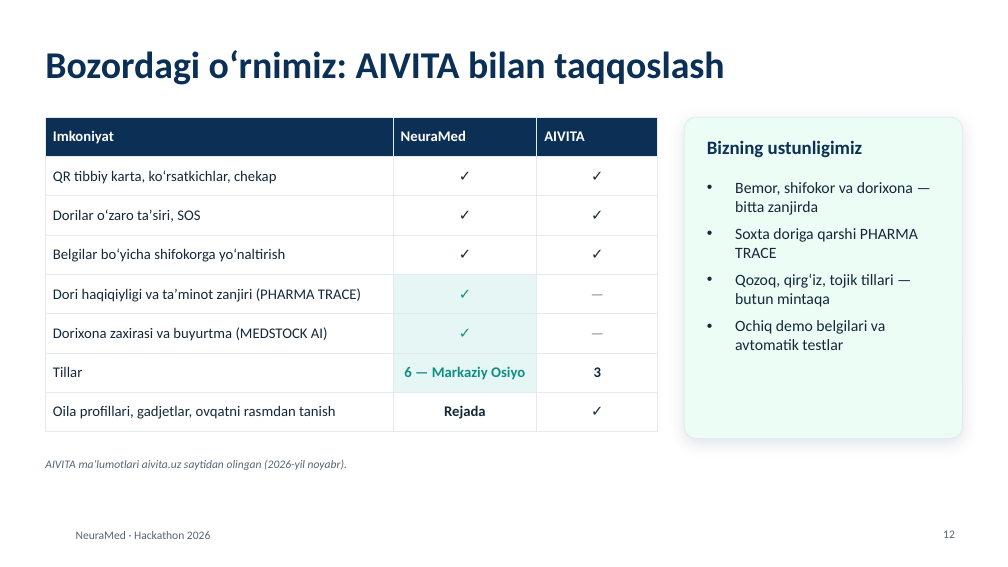
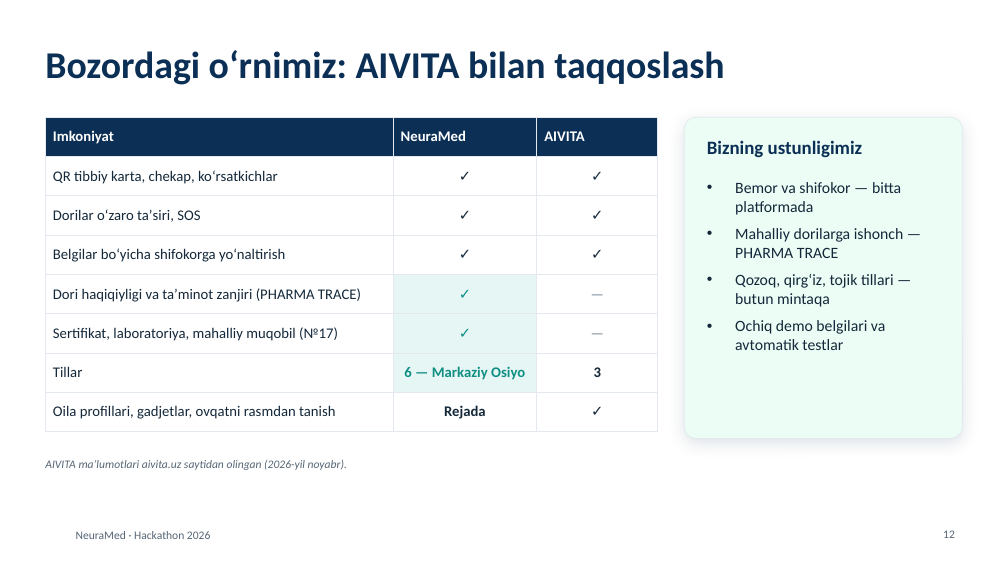
Before and after one commit to umarxon-008/umarxon-008, a slide deck: slide 12 of NeuraMed/taqdimot/NeuraMed-taqdimot.pptx. Drawn at 1008x567 pixels with LibreOffice and Linux fonts; fonts in the diff are those of the drawing; background and template pictures are left out. Boxes give left, top, right and bottom in pixels: in the first picture for what was removed or moved away, otherwise in the second. Text is boxed around its words. In the diff, an @@ line names an element or a change of style, - is before the commit and + after.

```diff
--- a/NeuraMed/taqdimot/NeuraMed-taqdimot.pptx
+++ b/NeuraMed/taqdimot/NeuraMed-taqdimot.pptx
@@ table at bbox=[45, 117, 658, 423] @@
-row 2, column 1: QR tibbiy karta, koʻrsatkichlar, chekap
+row 2, column 1: QR tibbiy karta, chekap, koʻrsatkichlar
-row 6, column 1: Dorixona zaxirasi va buyurtma (MEDSTOCK AI)
+row 6, column 1: Sertifikat, laboratoriya, mahalliy muqobil (№17)
@@ text at bbox=[735, 182, 904, 258]: text changed @@
-• Bemor, shifokor va dorixona — bitta zanjirda
-• Soxta doriga qarshi PHARMA TRACE
+• Bemor va shifokor — bitta platformada
+• Mahalliy dorilarga ishonch — PHARMA TRACE
```
Also in this commit, not shown: 12 other slides changed, 1 slide added, 1 slide removed.
